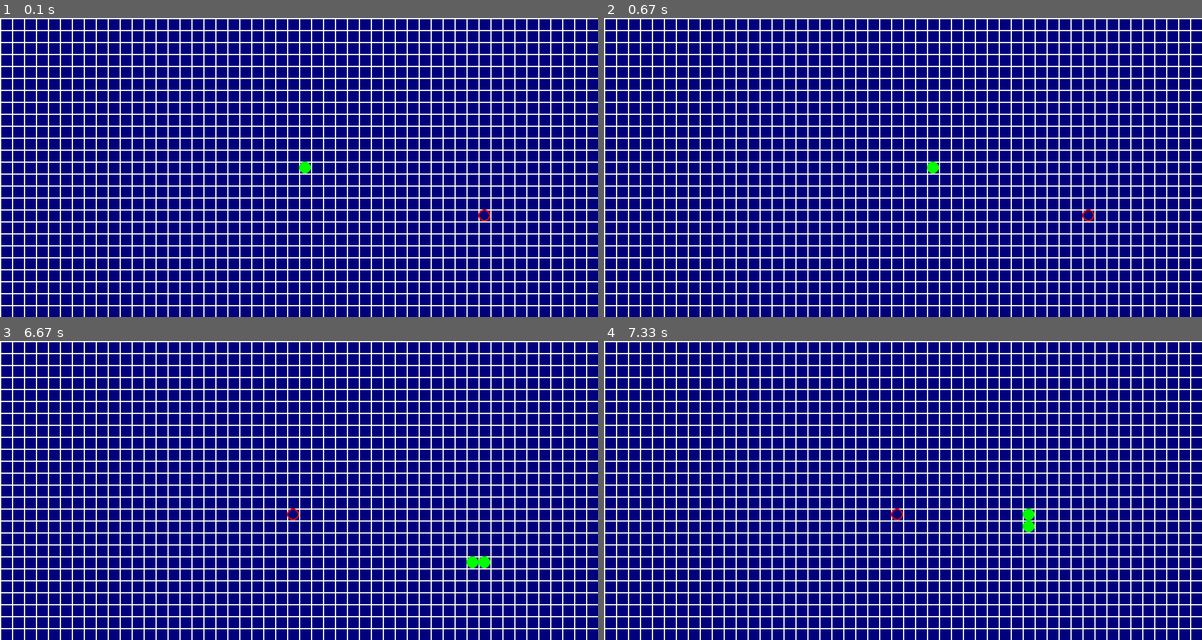
Above: before the commit, frames 1-4 (two rows, left to right).
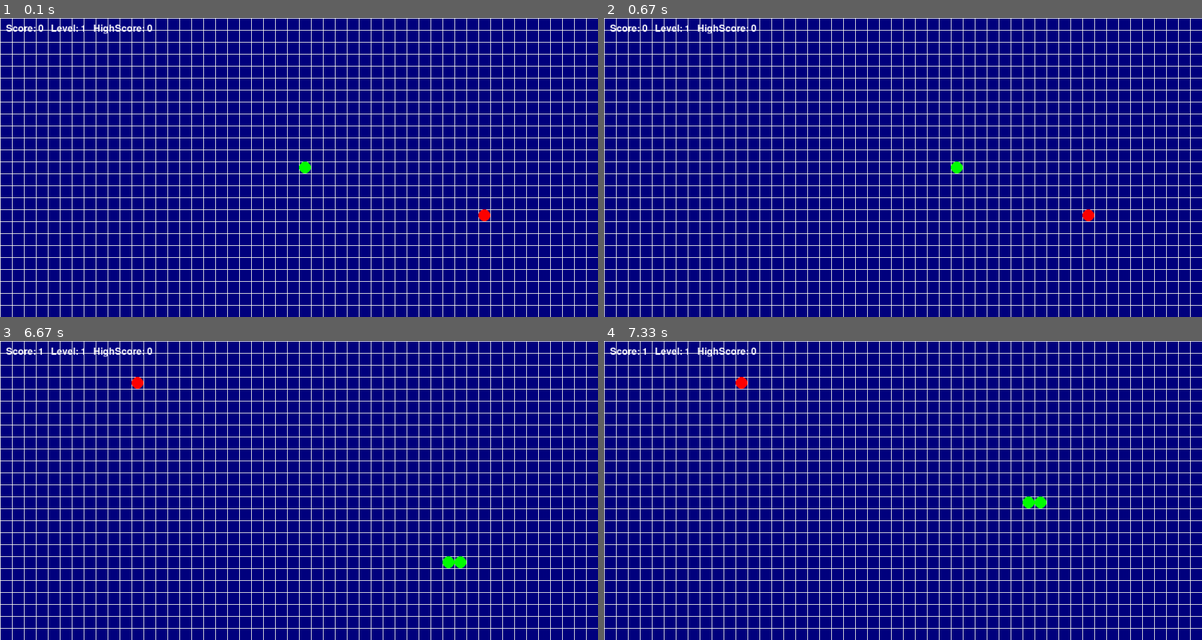
Above: after the commit, the same moments.

Repository: Thanatos0-ops/Pygame_snake
Game: pygame game, started from snake_game.py
Same seed, same stepped clock (60 frames per second), same inputs: the game is played once before the commit and once after it.
Inputs:
- Up to frame 1 (0.1 s): no input
- Up to frame 2 (0.67 s): tap D at 0.33 s
- Up to frame 3 (6.67 s): hold S 1.23-1.7 s; hold Left 1.73-2.13 s; hold W 2.17-2.53 s; hold Right 2.57-3.2 s; hold S 3.23-3.6 s; hold Left 3.63-4.1 s; hold D 4.13-4.6 s; hold Up 4.63-4.93 s; hold D 4.97-5.43 s; hold Left 5.47-6 s; hold S 6.03-6.33 s; hold Left from 6.37 s (still down)
- Up to frame 4 (7.33 s): release Left at 6.77 s; hold W 6.8-7.17 s; hold Right from 7.2 s (still down)

The runs differ from the first frame. In frame 1, 13% of the frame differs, in the area x 0-100%, y 0-100%; in frame 2, 13%; in frame 3, 13%; in frame 4, 13%.

Commit message:
Add Level and Update Collision logic

Diff:
--- a/snake_game.py
+++ b/snake_game.py
@@ -7,31 +7,28 @@
 
 WIDTH, HEIGHT = 1000, 500
 GRID_SIZE = 20
-FPS = 12
+BASE_FPS = 12
+FPS = BASE_FPS
+LEVEL = 1
 
 screen = pygame.display.set_mode((WIDTH, HEIGHT))
 pygame.display.set_caption("Snake Game")
 
 # Snake
 snake_radius = 10
-snake_width = 2
 snake_length = 1
 snake_x = (WIDTH // 2 // GRID_SIZE) * GRID_SIZE + GRID_SIZE // 2
 snake_y = (HEIGHT // 2 // GRID_SIZE) * GRID_SIZE + GRID_SIZE // 2
 snake_dx, snake_dy = 0, 0  # direction
 snake_body = [(snake_x, snake_y)]
 
-
 # Food
 food_radius = 10
-food_width = 2
 food_x = random.randint(0, (WIDTH // GRID_SIZE) - 1) * GRID_SIZE + GRID_SIZE // 2
 food_y = random.randint(0, (HEIGHT // GRID_SIZE) - 1) * GRID_SIZE + GRID_SIZE // 2
 
-
 # Colors
 BLACK = (0, 0, 0)
-GRAY = (127, 127, 127)
 WHITE = (255, 255, 255)
 RED = (255, 0, 0)
 GREEN = (0, 255, 0)
@@ -43,12 +40,16 @@
 highscore = 0
 font = pygame.font.SysFont(None, 24)
 
+
 def draw_food():
-    pygame.draw.circle(surface= screen, color= RED, center= (food_x, food_y), radius= food_radius, width= food_width)
+    pygame.draw.circle(surface=screen, color=RED, center=(food_x, food_y), radius=food_radius)
+
 
 def reset_game():
-    global score, snake_x, snake_y, snake_dx, snake_dy, snake_length, food_x, food_y, snake_body
+    global score, snake_x, snake_y, snake_dx, snake_dy, snake_length, food_x, food_y, snake_body, LEVEL, FPS
     score, snake_length = 0, 1
+    FPS = BASE_FPS
+    LEVEL = 1
     snake_x = (WIDTH // 2 // GRID_SIZE) * GRID_SIZE + GRID_SIZE // 2
     snake_y = (HEIGHT // 2 // GRID_SIZE) * GRID_SIZE + GRID_SIZE // 2
     snake_body = [(snake_x, snake_y)]
@@ -57,21 +58,26 @@
     food_y = random.randint(0, (HEIGHT // GRID_SIZE) - 1) * GRID_SIZE + GRID_SIZE // 2
 
 
+def level():
+    global FPS, LEVEL
+    new_level = score // 5 + 1
+    if new_level != LEVEL:
+        LEVEL = new_level
+        FPS = BASE_FPS + (LEVEL - 1) * 3
+
+
 def background():
-    screen.fill((DEEP_NAVY))
+    screen.fill(DEEP_NAVY)
+    for x in range(0, WIDTH, GRID_SIZE):
+        pygame.draw.line(screen, SOFT_WHITE, (x, 0), (x, HEIGHT), 1)
+    for y in range(0, HEIGHT, GRID_SIZE):
+        pygame.draw.line(screen, SOFT_WHITE, (0, y), (WIDTH, y), 1)
 
-     # Draw vertical lines every GRID_SIZE pixels
-    for x in range(0, WIDTH, GRID_SIZE):
-        pygame.draw.line(screen, SOFT_WHITE, (x, 0), (x, HEIGHT), 2)
-
-    # Draw horizontal lines every GRID_SIZE pixels
-    for y in range(0, HEIGHT, GRID_SIZE):
-        pygame.draw.line(screen, SOFT_WHITE, (0, y), (WIDTH, y), 2)
 
 def move_snake():
-    global snake_x, snake_y, s
-    snake_x += (snake_dx * GRID_SIZE)
-    snake_y += (snake_dy * GRID_SIZE)
+    global snake_x, snake_y
+    snake_x += snake_dx * GRID_SIZE
+    snake_y += snake_dy * GRID_SIZE
 
     new_head = (snake_x, snake_y)
     snake_body.insert(0, new_head)
@@ -83,33 +89,40 @@
         return True
     return False
 
+
 def check_food_collision():
-    return (snake_x  == food_x) and (snake_y == food_y)
+    return snake_x == food_x and snake_y == food_y
+
 
 def grow_snake():
-    global snake_body, snake_length
+    global snake_length
     snake_length += 1
-    snake_body.append((snake_x, snake_y))
+
 
 def draw_snake_body():
     for segment in snake_body:
         pygame.draw.circle(screen, GREEN, segment, snake_radius)
 
-def update_score():
-    global score, food_x, food_y
-    if check_food_collision() == True:
-        score += 1
-        food_x = random.randint(0, (WIDTH // GRID_SIZE) - 1) * GRID_SIZE + GRID_SIZE // 2
-        food_y = random.randint(0, (HEIGHT // GRID_SIZE) - 1) * GRID_SIZE + GRID_SIZE // 2
 
+def update_food():
+    global food_x, food_y
+    food_x = random.randint(0, (WIDTH // GRID_SIZE) - 1) * GRID_SIZE + GRID_SIZE // 2
+    food_y = random.randint(0, (HEIGHT // GRID_SIZE) - 1) * GRID_SIZE + GRID_SIZE // 2
 
 
 def check_collision():
-    if snake_x >= WIDTH or snake_x < 0 or snake_y >= HEIGHT or snake_y < 0:
+    if snake_x < 0 or snake_x >= WIDTH or snake_y < 0 or snake_y >= HEIGHT:
         return True
+
     if (snake_x, snake_y) in snake_body[1:]:
         return True
     return False
+
+
+def draw_hud():
+    score_text = font.render(f"Score: {score}   Level: {LEVEL}   HighScore: {highscore}", True, WHITE)
+    screen.blit(score_text, (10, 10))
+
 
 def game_over():
     global highscore
@@ -118,14 +131,16 @@
         highscore = score
 
     screen.fill(BLACK)
-
-    game_over_text = font.render("Game Over ! Press any key to restart", True, WHITE)
+    game_over_text = font.render("Game Over! Press any key to restart", True, WHITE)
     score_text = font.render(f"Your Score: {score}", True, WHITE)
     highscore_text = font.render(f"HighScore: {highscore}", True, WHITE)
-    screen.blit(game_over_text, (WIDTH // 2, HEIGHT // 2))
-    screen.blit(score_text, (WIDTH //2, HEIGHT // 2 + 30))
-    screen.blit(highscore_text, (WIDTH //2 , HEIGHT // 2 + 60))
+
+    # Center the text
+    screen.blit(game_over_text, (WIDTH // 2 - game_over_text.get_width() // 2, HEIGHT // 2 - 30))
+    screen.blit(score_text, (WIDTH // 2 - score_text.get_width() // 2, HEIGHT // 2))
+    screen.blit(highscore_text, (WIDTH // 2 - highscore_text.get_width() // 2, HEIGHT // 2 + 30))
     pygame.display.flip()
+
     waiting_for_restart = True
     while waiting_for_restart:
         for event in pygame.event.get():
@@ -136,6 +151,7 @@
                 pygame.quit()
                 exit()
 
+
 # Infinite Event loop
 running = True
 while running:
@@ -145,33 +161,33 @@
         if event.type == KEYDOWN:
             if event.key == K_ESCAPE:
                 running = False
-            elif (K_w == event.key or event.key == K_UP) and snake_dy == 0:
+            elif (event.key == K_w or event.key == K_UP) and snake_dy == 0:
                 snake_dx, snake_dy = 0, -1
-            elif (K_s == event.key or event.key == K_DOWN) and snake_dy == 0:
+            elif (event.key == K_s or event.key == K_DOWN) and snake_dy == 0:
                 snake_dx, snake_dy = 0, 1
-            elif (K_a == event.key or event.key == K_LEFT) and snake_dx == 0:
+            elif (event.key == K_a or event.key == K_LEFT) and snake_dx == 0:
                 snake_dx, snake_dy = -1, 0
-            elif (K_d == event.key or event.key == K_RIGHT) and snake_dx == 0:
+            elif (event.key == K_d or event.key == K_RIGHT) and snake_dx == 0:
                 snake_dx, snake_dy = 1, 0
 
+    self_collided = move_snake()
+
+    boundary_hit = check_collision()
+
     background()
+    draw_snake_body()
+    draw_food()
+    draw_hud()
 
-    draw_snake_body()
-
-    draw_food()
-
-    if move_snake():
-        game_over()
-
-    if check_collision():
-        game_over()
-
-    if check_food_collision():
-        update_score()
-        grow_snake()
-
+    pygame.display.flip()
     clock.tick(FPS)
 
-    pygame.display.flip()
+    if self_collided or boundary_hit:
+        game_over()
+    elif check_food_collision():
+        grow_snake()
+        score += 1
+        update_food()
+        level()
 
 pygame.quit()
